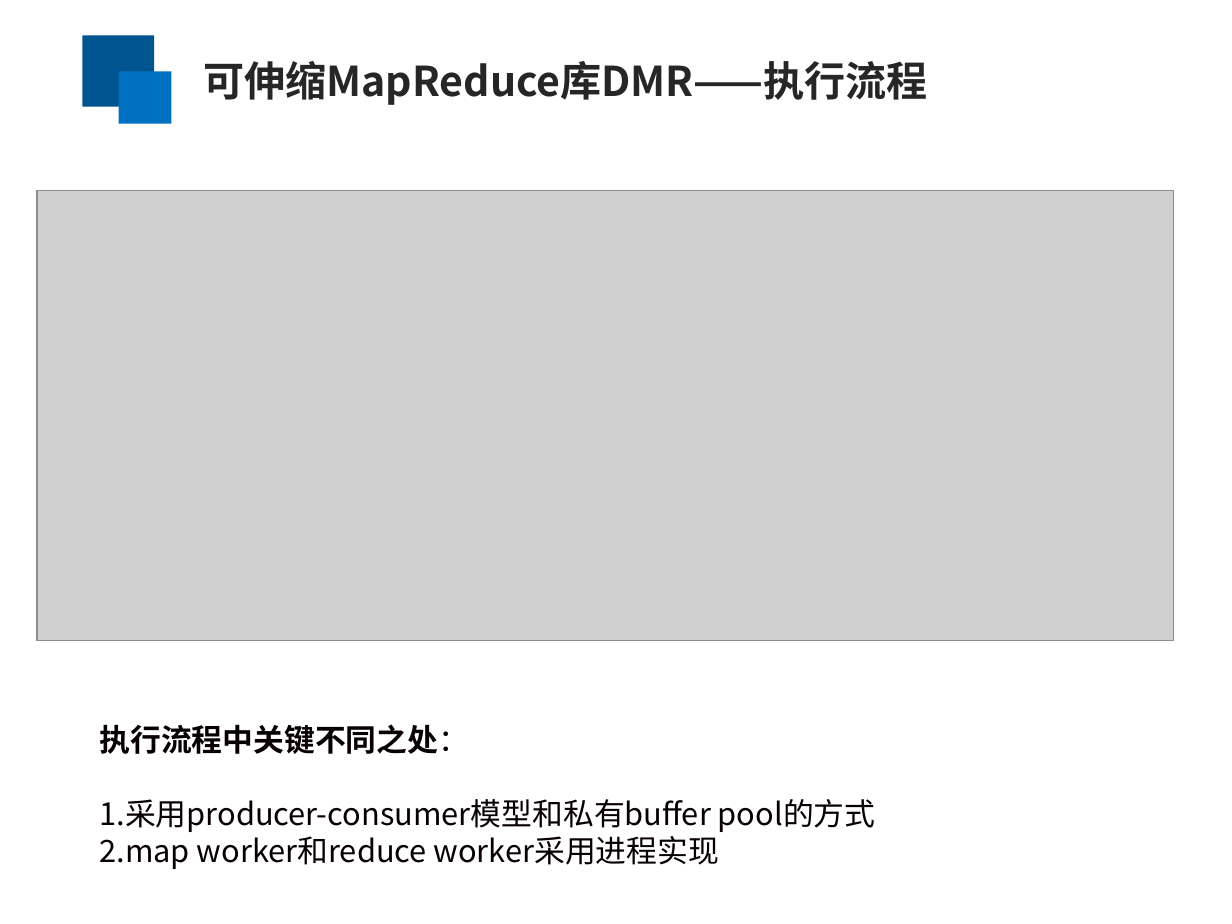
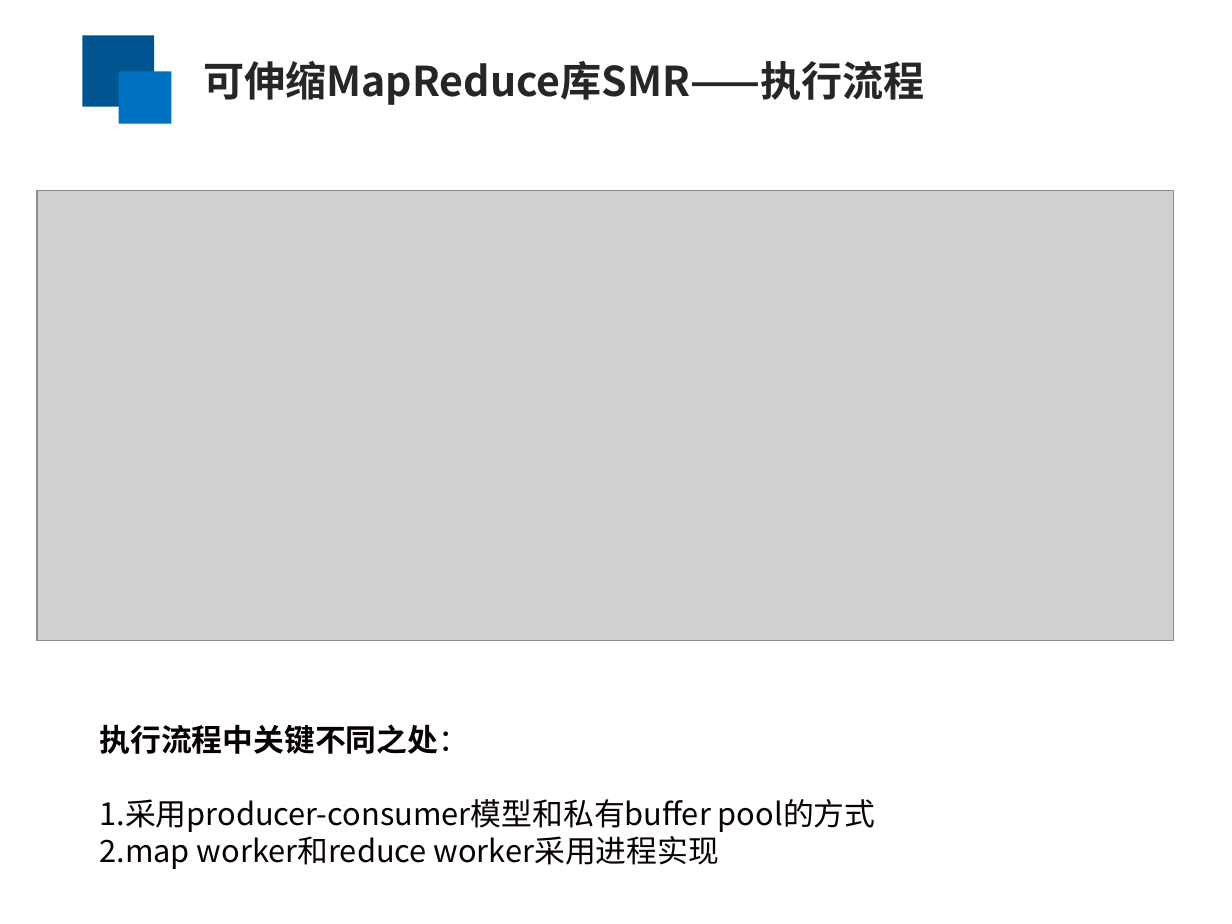
Before and after one commit to yufenyu/work, a slide deck: slide 7 of dmr_paper/paper/chinaSys-2016.ppt. Drawn at 1232x924 pixels with LibreOffice and Linux fonts; fonts in the diff are those of the drawing; grey boxes stand for pictures. Boxes give left, top, right and bottom in pixels: in the first picture for what was removed or moved away, otherwise in the second. Text is boxed around its words. In the diff, an @@ line names an element or a change of style, - is before the commit and + after.

```diff
--- a/dmr_paper/paper/chinaSys-2016.ppt
+++ b/dmr_paper/paper/chinaSys-2016.ppt
@@ text at bbox=[203, 61, 924, 105]: text changed @@
-可伸缩MapReduce库DMR——执行流程
+可伸缩MapReduce库SMR——执行流程
```
Also in this commit, not shown: 9 other slides changed.
